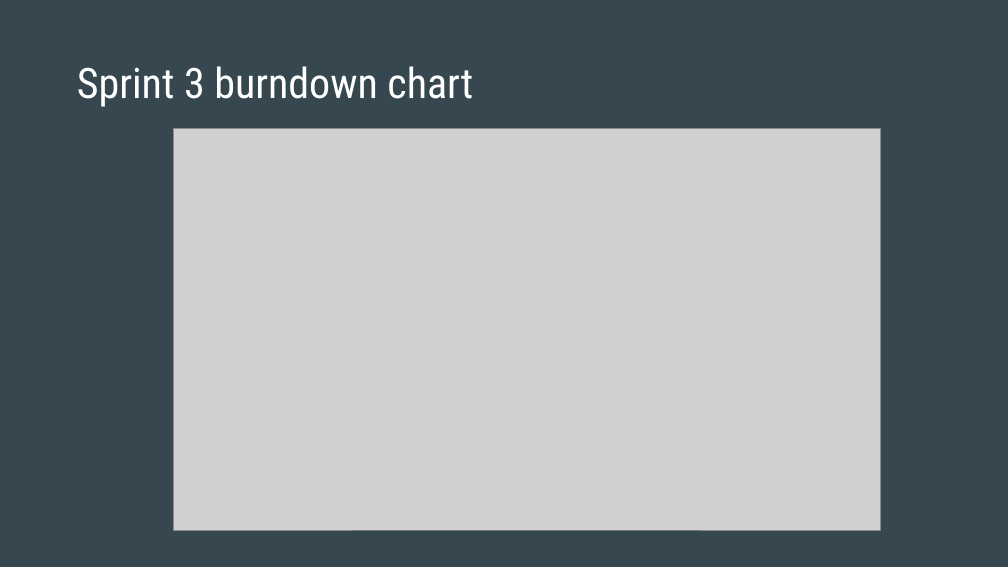
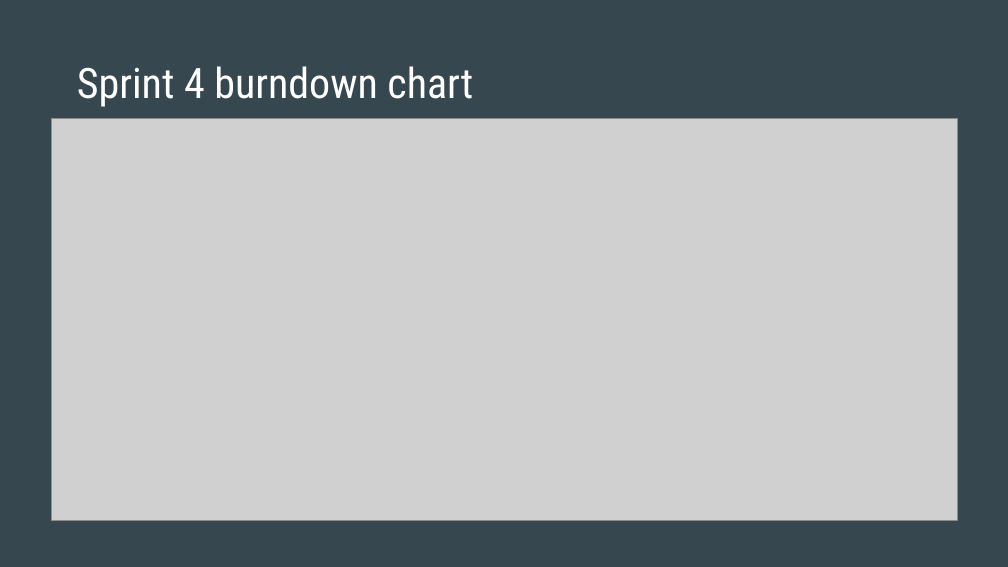
Before and after one commit to rehan-code/Game-Library-Web-App, a slide deck: slide 3 of CIS4250_Retrospective.pptx. Drawn at 1008x567 pixels with LibreOffice and Linux fonts; fonts in the diff are those of the drawing; grey boxes stand for pictures. Boxes give left, top, right and bottom in pixels: in the first picture for what was removed or moved away, otherwise in the second. Text is boxed around its words. In the diff, an @@ line names an element or a change of style, - is before the commit and + after.

```diff
--- a/CIS4250_Retrospective.pptx
+++ b/CIS4250_Retrospective.pptx
@@ title at [77,66,473,107]: text changed @@
-Sprint 3 burndown chart
+Sprint 4 burndown chart
@@ picture: place and size @@
-picture at [173,128,881,530]
+picture at [51,119,957,521]
```
Also in this commit, not shown: 9 other slides changed, 2 slides added, 2 slides removed.
